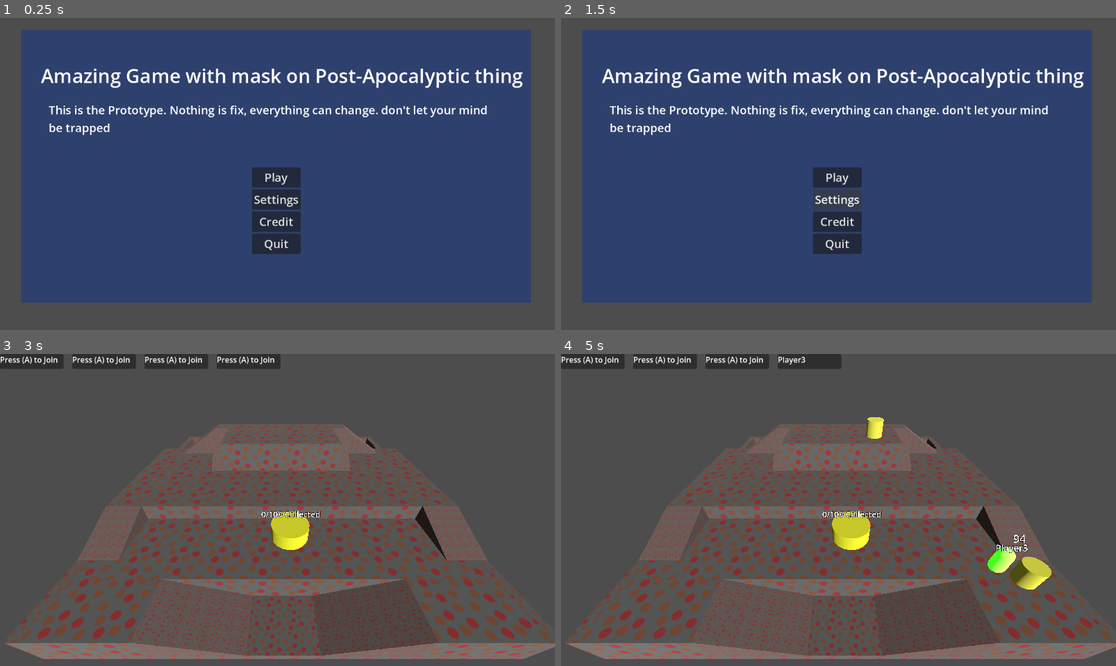
Above: before the commit, frames 1-4 (two rows, left to right).
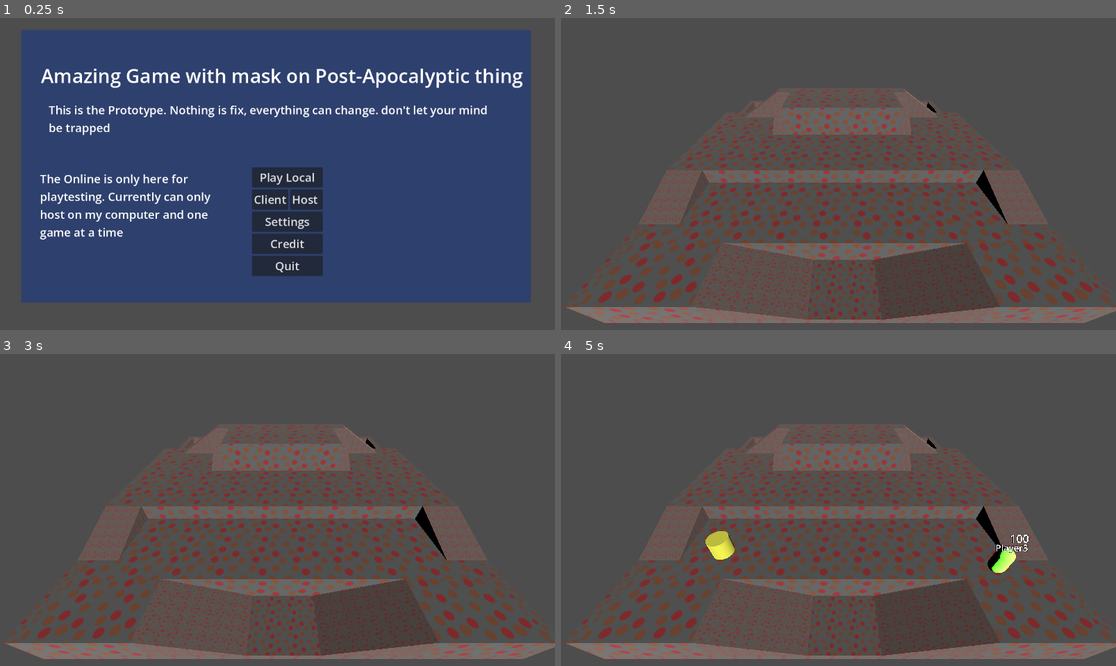
Above: after the commit, the same moments.

Repository: icvara/GGJ26
Game: Godot game, scene res://Menu/Landing_menu.tscn
The game is run twice, just before and just after one commit, with the same random seed, the same clock (stepped at 60 frames per second) and the same inputs.
Inputs (mouse positions are in pixels of both pictures, inside the frame that each line leads up to):
- Up to frame 1 (0.25 s): no input
- Up to frame 2 (1.5 s): click "Settings" at 0.5 s; click (832, 198) at 1.25 s, where only the run after the commit has a clickable "Client"
- Up to frame 3 (3 s): click (277, 556) at 2 s, where only the run before the commit has a clickable "Credit"; click (277, 513) at 2.75 s, where only the run before the commit has a clickable "Play"
- Up to frame 4 (5 s): tap A (move_left) at 3.5, 4.25 s; hold D (move_right) 3.53-4.28 s; hold Enter (join_game) 3.53-4.28 s; hold S (move_down) from 4.28 s (still down); tap Enter (join_game) at 4.35 s

The runs differ from the first frame. In frame 1, 3.6% of the frame differs, in the area x 7-59%, y 47-83%; in frame 2, 84%, in the area x 0-100%, y 4-98%; in frame 3, 3.0%; in frame 4, 4.2%.

Commit message:
online? not working

Diff:
--- a/godot-ggj-26/Menu/Landing_menu.tscn
+++ b/godot-ggj-26/Menu/Landing_menu.tscn
@@ -1,19 +1,19 @@
-[gd_scene load_steps=3 format=3 uid="uid://bew08i2kgmfrd"]
+[gd_scene format=3 uid="uid://bew08i2kgmfrd"]
 
 [ext_resource type="Script" uid="uid://7fwy5n4lo1ki" path="res://Menu/landing_menu.gd" id="1_ehssh"]
 [ext_resource type="AudioStream" uid="uid://blwc1w4o6855h" path="res://Music/Loop_01.wav" id="2_ifrtk"]
 
-[node name="LandingMenu" type="Node2D"]
+[node name="LandingMenu" type="Node2D" unique_id=596205154]
 script = ExtResource("1_ehssh")
 
-[node name="ColorRect" type="ColorRect" parent="."]
+[node name="ColorRect" type="ColorRect" parent="." unique_id=1530340453]
 offset_left = 44.0
 offset_top = 25.0
 offset_right = 1102.0
 offset_bottom = 591.0
 color = Color(0.17898095, 0.25193712, 0.42623737, 1)
 
-[node name="Label" type="Label" parent="."]
+[node name="Label" type="Label" parent="." unique_id=861020078]
 offset_left = 85.0
 offset_top = 92.0
 offset_right = 1062.0
@@ -21,7 +21,7 @@
 theme_override_font_sizes/font_size = 40
 text = "Amazing Game with mask on Post-Apocalyptic thing"
 
-[node name="Label2" type="Label" parent="."]
+[node name="Label2" type="Label" parent="." unique_id=527370003]
 offset_left = 101.0
 offset_top = 174.0
 offset_right = 1025.0
@@ -30,38 +30,62 @@
 text = "This is the Prototype. Nothing is fix, everything can change. don't let your mind be trapped"
 autowrap_mode = 2
 
-[node name="button_menu" type="VBoxContainer" parent="."]
+[node name="Label3" type="Label" parent="." unique_id=1234124485]
+offset_left = 83.0
+offset_top = 317.0
+offset_right = 498.0
+offset_bottom = 462.0
+theme_override_font_sizes/font_size = 24
+text = "The Online is only here for playtesting. Currently can only host on my computer and one game at a time"
+autowrap_mode = 2
+
+[node name="button_menu" type="VBoxContainer" parent="." unique_id=1199064924]
 offset_left = 523.0
 offset_top = 310.0
 offset_right = 624.0
 offset_bottom = 490.0
 
-[node name="Button_play" type="Button" parent="button_menu"]
+[node name="Button_play" type="Button" parent="button_menu" unique_id=11313878]
 layout_mode = 2
 theme_override_font_sizes/font_size = 24
-text = "Play"
+text = "Play Local"
 
-[node name="Button_settings" type="Button" parent="button_menu"]
+[node name="HBoxContainer" type="HBoxContainer" parent="button_menu" unique_id=831827337]
+layout_mode = 2
+
+[node name="Button_playclient" type="Button" parent="button_menu/HBoxContainer" unique_id=1755663735]
+layout_mode = 2
+theme_override_font_sizes/font_size = 24
+text = "Client"
+
+[node name="Button_host" type="Button" parent="button_menu/HBoxContainer" unique_id=789749291]
+layout_mode = 2
+theme_override_font_sizes/font_size = 24
+text = "Host "
+
+[node name="Button_settings" type="Button" parent="button_menu" unique_id=61408850]
 layout_mode = 2
 theme_override_font_sizes/font_size = 24
 text = "Settings"
 
-[node name="Button_Credit" type="Button" parent="button_menu"]
+[node name="Button_Credit" type="Button" parent="button_menu" unique_id=1078870074]
 layout_mode = 2
 theme_override_font_sizes/font_size = 24
 text = "Credit"
 
-[node name="Button_Quit" type="Button" parent="button_menu"]
+[node name="Button_Quit" type="Button" parent="button_menu" unique_id=487847278]
 layout_mode = 2
 theme_override_font_sizes/font_size = 24
 text = "Quit"
 
-[node name="Loop01" type="AudioStreamPlayer" parent="."]
+[node name="Loop01" type="AudioStreamPlayer" parent="." unique_id=1775825807]
 stream = ExtResource("2_ifrtk")
 volume_db = -5.0
 autoplay = true
 
 [connection signal="pressed" from="button_menu/Button_play" to="." method="_on_button_play_pressed"]
+[connection signal="pressed" from="button_menu/HBoxContainer/Button_playclient" to="." method="_on_button_playclient_pressed"]
+[connection signal="pressed" from="button_menu/HBoxContainer/Button_host" to="." method="_on_button_host_pressed"]
 [connection signal="pressed" from="button_menu/Button_settings" to="." method="_on_button_settings_pressed"]
 [connection signal="pressed" from="button_menu/Button_Credit" to="." method="_on_button_credit_pressed"]
 [connection signal="pressed" from="button_menu/Button_Quit" to="." method="_on_button_quit_pressed"]
--- a/godot-ggj-26/Menu/landing_menu.gd
+++ b/godot-ggj-26/Menu/landing_menu.gd
@@ -16,3 +16,12 @@
 
 func _on_button_quit_pressed() -> void:
 	get_tree().quit()
+
+
+func _on_button_playclient_pressed() -> void:
+	get_tree().change_scene_to_file("res://online/main_online.tscn")
+
+
+func _on_button_host_pressed() -> void:
+	GlobalParameter.ishosting = true
+	get_tree().change_scene_to_file("res://online/main_online.tscn")
--- a/godot-ggj-26/Player/player.gd
+++ b/godot-ggj-26/Player/player.gd
@@ -29,7 +29,7 @@
 		velocity.y -= gravity * delta
 
 	move_and_slide()
-	timer += delta
+	'timer += delta
 	if timer > 0.2:
 		timer = 0
 		if mask_equipped == null:
@@ -37,9 +37,10 @@
 			$DebugLabel.text = str(current_HP)
 		else:
 			current_HP = clamp(current_HP + 1, 0, max_HP)
-			$DebugLabel.text = str(current_HP)
+			$DebugLabel.text = str(current_HP)'
 
-		if current_HP <= 0 :
+
+	if current_HP <= 0 :
 			Die()
 
 func _physics_process(delta):
@@ -79,6 +80,8 @@
 
 func collect_item():
 	item_collected += 1
+	$DebugLabel.text = str(item_collected)
+
 
 func put_on_mask(mask):
 	mask_equipped = mask
--- a/godot-ggj-26/Player/player.tscn
+++ b/godot-ggj-26/Player/player.tscn
@@ -13,6 +13,11 @@
 [sub_resource type="CapsuleShape3D" id="CapsuleShape3D_l8h54"]
 radius = 0.8
 height = 2.3
+
+[sub_resource type="SceneReplicationConfig" id="SceneReplicationConfig_l8h54"]
+properties/0/path = NodePath(".:position")
+properties/0/spawn = true
+properties/0/replication_mode = 1
 
 [node name="Player" type="CharacterBody3D" unique_id=1871022311 groups=["players"]]
 transform = Transform3D(0.7, 0, 0, 0, 0.7, 0, 0, 0, 0.7, 0, 0, 0)
@@ -41,4 +46,7 @@
 text = "Yes"
 font_size = 108
 
+[node name="MultiplayerSynchronizer" type="MultiplayerSynchronizer" parent="." unique_id=315882999]
+replication_config = SubResource("SceneReplicationConfig_l8h54")
+
 [connection signal="body_entered" from="Area3D" to="." method="_on_area_3d_body_entered"]
--- a/godot-ggj-26/Player/player_manager.gd
+++ b/godot-ggj-26/Player/player_manager.gd
@@ -13,13 +13,14 @@
 
 
 	if Input.is_joy_button_pressed(0, 0):
-		invoke_player(0)
+		invoke_player.rpc_id(1,0)
+
 	if Input.is_joy_button_pressed(1, 0):
-		invoke_player(1)
+		invoke_player.rpc_id(1,1)
 	if Input.is_joy_button_pressed(2, 0):
-		invoke_player(2)
+		invoke_player.rpc_id(1,2)
 	if Input.is_joy_button_pressed(3, 0):
-		invoke_player(3)
+		invoke_player.rpc_id(1,3)
 
 
 func infect_player_manager(p):
@@ -27,12 +28,13 @@
 	if newinfection.infect_player(p):
 		p.add_child(newinfection)
 
-
+@rpc("any_peer","call_local")
 func invoke_player(ID):
 	print(ID)
 	if player_status[ID] == 0:
 		player_status[ID] = 1
 		var newplayer = player_scene.instantiate()
+		newplayer.name = str(multiplayer.get_unique_id())
 		newplayer.playerID = ID
 		newplayer.player_has_died.connect(_on_player_death)
 		add_child(newplayer)
--- /dev/null
+++ b/godot-ggj-26/global_parameter.gd
@@ -0,0 +1,3 @@
+extends Node
+
+var ishosting = false
--- /dev/null
+++ b/godot-ggj-26/online/main_online.gd
@@ -0,0 +1,122 @@
+extends Node3D
+# "192.168.1.75" IP ZAZA
+#"127.0.0.1" IP BASE
+#var IP_ADDRESS = "158.41.57.177"
+var IP_ADDRESS = "192.168.1.75"
+var PORT = 12345
+var MAX_CLIENTS = 5
+
+
+
+
+@export var player_scene: PackedScene
+#var isConnected = false
+
+func _enter_tree() -> void:
+	#connect signal of connection with function
+	multiplayer.peer_connected.connect(on_connection)
+	multiplayer.peer_disconnected.connect(on_disconnection)
+	multiplayer.server_disconnected.connect(on_server_disconnected)
+	if GlobalParameter.ishosting == true:
+		_on_button_host_pressed()
+	else:
+		_on_button_connect_pressed()
+
+
+	#other potential signal on client only
+	'multiplayer.connected_to_server
+	multiplayer.connection_failed
+	multiplayer.server_disconnected'
+
+
+
+
+
+
+func _on_button_quit_pressed() -> void:
+	multiplayer.multiplayer_peer = null
+	get_tree().quit()
+
+
+
+func _on_button_play_pressed() -> void:
+
+	#get_tree().change_scene_to_file("res://world/main.tscn")
+	$Panel.hide()
+	$ColorRect.hide()
+	#add_player.rpc_id(1,multiplayer.get_unique_id(),playername,playercolor)
+	$ID_connection.text = "ID " + str(multiplayer.get_unique_id())
+	#Network_update.rpc_id(1)
+
+
+
+@rpc("any_peer","call_local")
+func Network_update():
+	for p in %Players.get_children():
+			p.get_node("Player").rpc("network_update")
+
+func _on_button_host_pressed() -> void:
+	print("hosting")
+
+		# Create server.
+	var peer = ENetMultiplayerPeer.new()
+	peer.create_server(PORT, MAX_CLIENTS)
+	multiplayer.multiplayer_peer = peer
+	'$Panel/Button_play.disabled = false
+	$Panel/Button_host/Label2.text = "Server Online"
+	$Panel/Button_host.disabled = true'
+
+
+
+func on_connection(id):
+	print(str(id) + "connected to server")
+	'if !multiplayer.is_server():
+		$Panel/Button_connect/Label2.text = "Connected"
+		#isConnected = true
+		$Panel/Button_play.disabled = false'
+
+
+func on_disconnection(id):
+	print("disconnected to server")
+	'$Panel/Button_connect/Label2.text = "Disconnected"
+	#isConnected = false
+	$Panel/Button_play.disabled = true'
+
+
+
+func _on_button_connect_pressed() -> void:
+	print("vconnect")
+	var peer = ENetMultiplayerPeer.new()
+	#var ip = $Panel/Button_connect/Label.text
+	peer.create_client(IP_ADDRESS, PORT)
+	multiplayer.multiplayer_peer = peer
+
+
+func on_server_disconnected():
+	print("server dis-connected ")
+
+
+
+
+@rpc("any_peer","call_local")
+func add_player(id,playername,playercolor):
+	var new_player = player_scene.instantiate()
+	new_player.name = str(id)
+	%Players.add_child(new_player)
+	#new_player.get_node("Player").rpc("set_player_skin",playername,playercolor)
+
+
+
+'func _on_line_edit_player_name_text_submitted(new_text: String) -> void:
+	playername = new_text
+
+
+func _on_color_picker_button_color_changed(color: Color) -> void:
+	playercolor = color'
+
+
+func _on_check_box_toggled(toggled_on: bool) -> void:
+	if toggled_on:
+		IP_ADDRESS = "127.0.0.1"
+	else:
+		IP_ADDRESS = "158.41.57.177"
--- /dev/null
+++ b/godot-ggj-26/online/main_online.tscn
@@ -0,0 +1,31 @@
+[gd_scene format=3 uid="uid://cexsc1ypyp3sp"]
+
+[ext_resource type="Script" uid="uid://c2edm0siu7edo" path="res://online/main_online.gd" id="1_euyk3"]
+[ext_resource type="PackedScene" uid="uid://c1ieubwd83hes" path="res://Player/player_manager.tscn" id="2_nql74"]
+[ext_resource type="PackedScene" uid="uid://db776obwvfsan" path="res://Player/player.tscn" id="3_5j502"]
+[ext_resource type="PackedScene" path="res://Maps/world_map_v_2.tscn" id="3_mt8b2"]
+[ext_resource type="PackedScene" uid="uid://65rtgrnax6qc" path="res://Infection/infection.tscn" id="4_644yt"]
+[ext_resource type="PackedScene" uid="uid://bhc18o0uutig0" path="res://items/rn_gobject_on_map.tscn" id="6_644yt"]
+
+[node name="main_online" type="Node3D" unique_id=758108557]
+script = ExtResource("1_euyk3")
+
+[node name="MultiplayerSpawner" type="MultiplayerSpawner" parent="." unique_id=568215096]
+_spawnable_scenes = PackedStringArray("uid://db776obwvfsan")
+spawn_path = NodePath("../Player_manager")
+
+[node name="Player_manager" parent="." unique_id=609269201 instance=ExtResource("2_nql74")]
+transform = Transform3D(1, 0, 0, 0, 1, 0, 0, 0, 1, 0, 6.4575024, 0)
+player_scene = ExtResource("3_5j502")
+infection = ExtResource("4_644yt")
+
+[node name="World_map_v2" parent="." unique_id=1930803997 instance=ExtResource("3_mt8b2")]
+
+[node name="Camera3D" type="Camera3D" parent="." unique_id=900555949]
+transform = Transform3D(1, 0, 0, 0, 0.7660445, 0.6427876, 0, -0.6427876, 0.7660445, -0.25, 10, 12.5)
+
+[node name="DirectionalLight3D" type="DirectionalLight3D" parent="." unique_id=1732754154]
+transform = Transform3D(0.7951772, 0.49415216, 0.3514353, -0.60637707, 0.64801025, 0.4608574, 0, -0.57956564, 0.81492555, 0, 0, 0)
+
+[node name="RNGobjectOnMap" parent="." unique_id=1498846755 instance=ExtResource("6_644yt")]
+transform = Transform3D(1, 0, 0, 0, 1, 0, 0, 0, 1, 0, 5.378916, 0)
--- a/godot-ggj-26/project.godot
+++ b/godot-ggj-26/project.godot
@@ -18,6 +18,10 @@
 run/main_scene="uid://bew08i2kgmfrd"
 config/features=PackedStringArray("4.6", "Forward Plus")
 config/icon="res://icon.svg"
+
+[autoload]
+
+GlobalParameter="*uid://be3vwgg4n3elx"
 
 [input]
 
Not shown, added: godot-ggj-26/global_parameter.gd.uid
Not shown, added: godot-ggj-26/online/main_online.gd.uid
